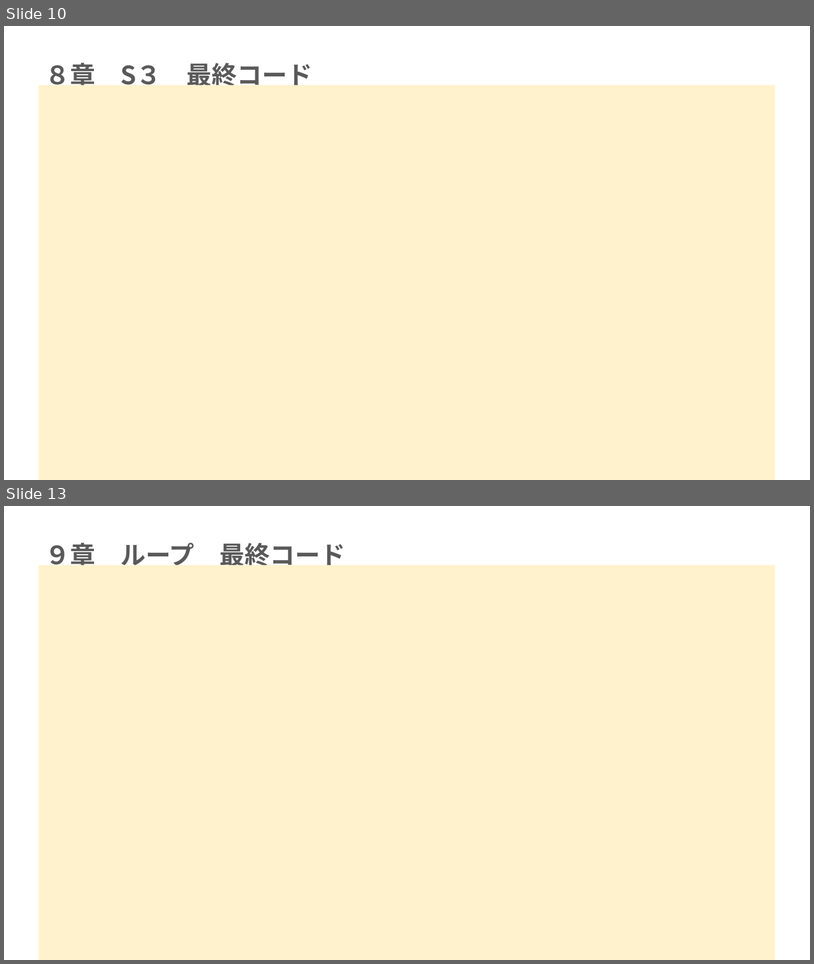
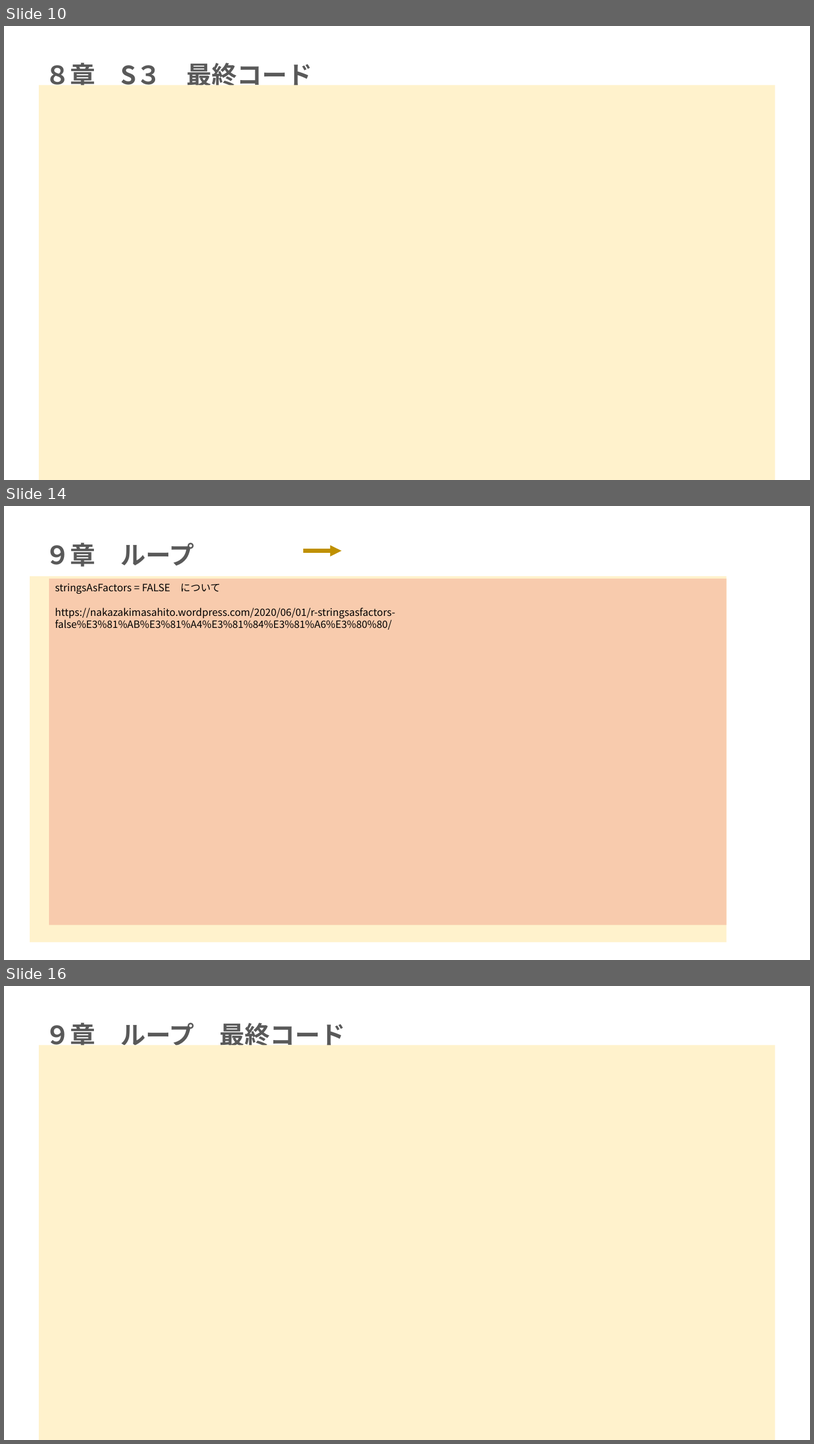
Before and after one commit to mei-517/r-practice-part3, a slide deck: 永井芽衣_Rpart3.pptx. Shown one above the other, each under a label of ours: slides 10 and 13 before the commit, slides 10, 14 and 16 after it; the slides between them are not shown. The pictures are 814x964 and 814x1444 pixels, drawn with LibreOffice and Linux fonts; fonts in the diff are those of the drawing. Boxes give left, top, right and bottom in pixels: in the first picture for what was removed or moved away, otherwise in the second. Text is boxed around its words. In the diff, an @@ line names an element or a change of style, - is before the commit and + after.

```diff
--- a/永井芽衣_Rpart3.pptx
+++ b/永井芽衣_Rpart3.pptx
@@ slide 14 added at (x1=4, y1=506, x2=810, y2=960), background #FFFFFF @@
@@ title added at (x1=45, y1=543, x2=194, y2=567), 30 pt, text #595959, bold @@
+９章 ループ
@@ arrow added from (303, 551) to (342, 551), #BF9000 4.5 pt @@
@@ rectangle added at (x1=29, y1=576, x2=727, y2=942), fill #FFF2CC @@
@@ rectangle added at (x1=50, y1=579, x2=728, y2=925), fill #F8CBAD, 12 pt, text #000000 @@
+stringsAsFactors = FALSE について
+https://nakazakimasahito.wordpress.com/2020/06/01/r-stringsasfactors-false%E3%81%AB%E3%81%A4%E3%81%84%E3%81%A6%E3%80%80/
@@ what was slide 13 is now slide 16 @@
```
Also in this commit, not shown: 4 slides changed, 3 other slides added, 1 slide removed, 1 other file.
